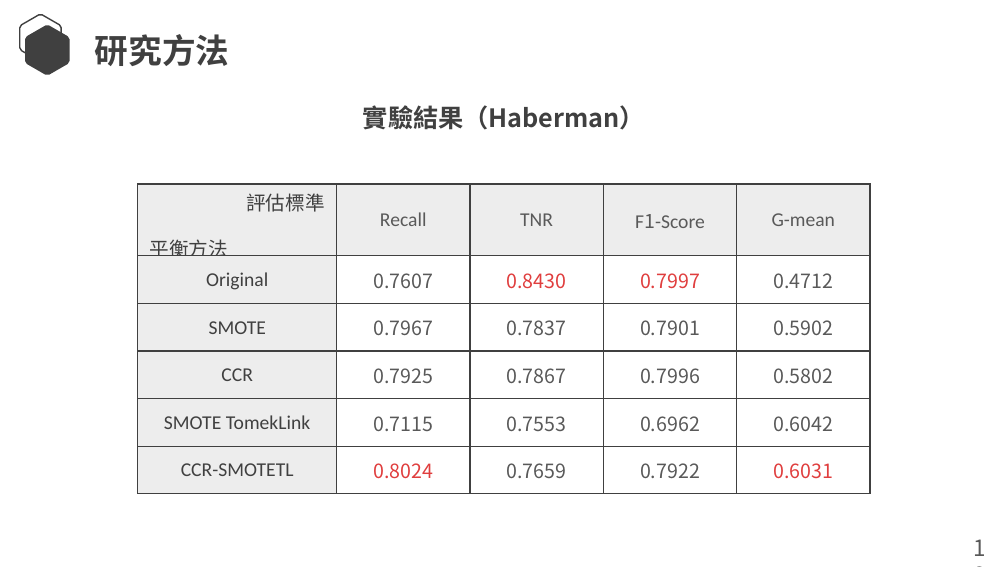
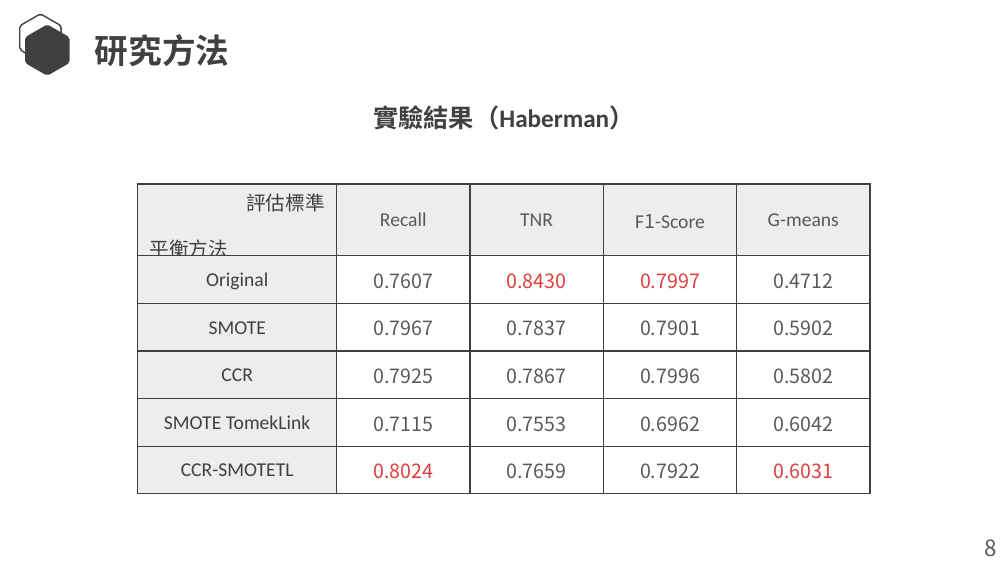
Before and after one commit to Lcwei-0708/lcwei-0708.github.io, a slide deck: slide 10 of data/paper/An Improved Unbalanced Data Classification Method Based on Hybrid Sampling Approach/An Improved Unbalanced Data Classification Method Based on Hybrid Sampling Approach.pptx. Drawn at 1008x567 pixels with LibreOffice and Linux fonts; fonts in the diff are those of the drawing. Boxes give left, top, right and bottom in pixels: in the first picture for what was removed or moved away, otherwise in the second. Text is boxed around its words. In the diff, an @@ line names an element or a change of style, - is before the commit and + after.

```diff
--- a/data/paper/An Improved Unbalanced Data Classification Method Based on Hybrid Sampling Approach/An Improved Unbalanced Data Classification Method Based on Hybrid Sampling Approach.pptx
+++ b/data/paper/An Improved Unbalanced Data Classification Method Based on Hybrid Sampling Approach/An Improved Unbalanced Data Classification Method Based on Hybrid Sampling Approach.pptx
@@ text "實驗結果（Haberman）" at [373,105,634,130]: font Noto Sans CJK JP to Calibri in "實驗結果（Haberman）" @@
@@ table at [138,184,869,494] @@
-row 1, column 5: G-mean
+row 1, column 5: G-means
@@ text at [985,539,997,556]: text changed @@
-18
+8
```
Also in this commit, not shown: 11 other slides changed.
